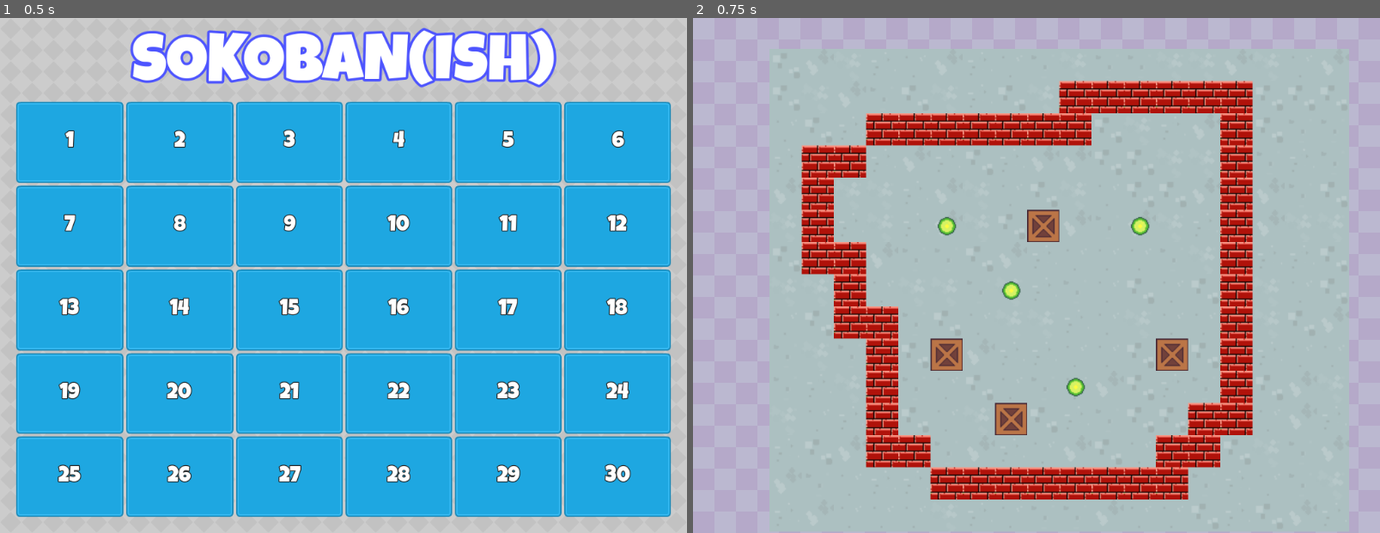
Above: before the commit, frames 1-2 (left to right).
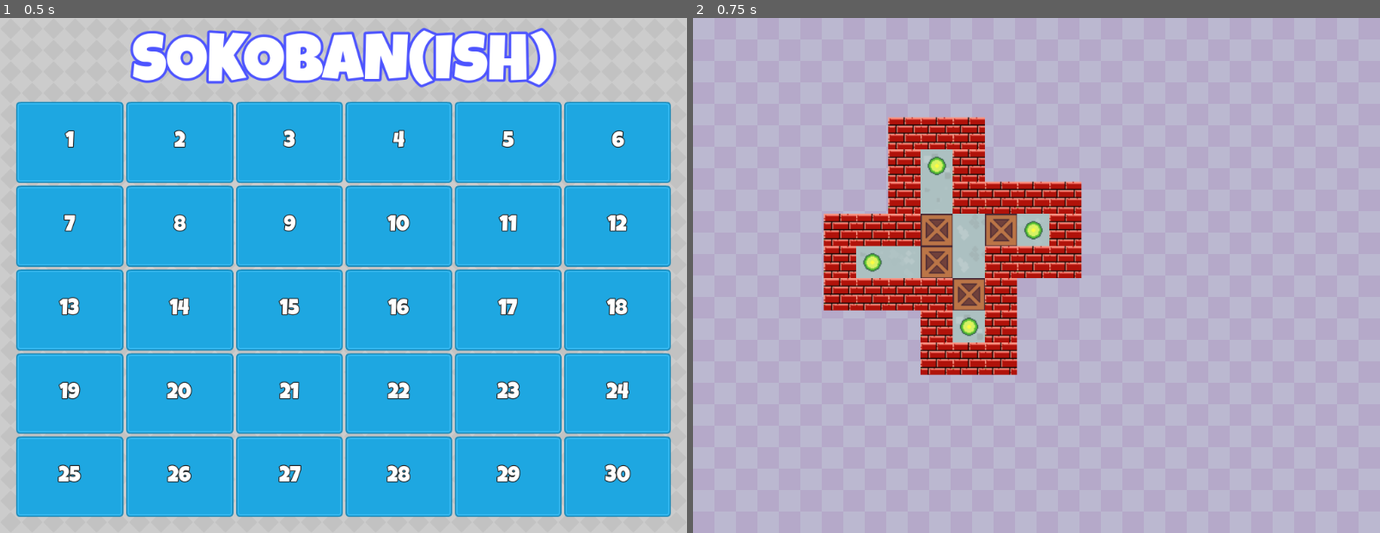
Above: after the commit, the same moments.

Repository: Babrakov/sokoban
Game: Godot game, scene res://Scenes/main/main.tscn
Same seed, same stepped clock (60 frames per second), same inputs: the game is played once before the commit and once after it.
Inputs (mouse positions are in pixels of both pictures, inside the frame that each line leads up to):
- Up to frame 1 (0.5 s): no input
- Up to frame 2 (0.75 s): tap Enter at 0.5 s; move the mouse to (761, 141) at 0.52 s; press the mouse at (761, 141) at 0.53 s

Frame 1 is identical in both runs. In frame 2, 27% of the frame differs, in the area x 11-96%, y 6-100%.

Commit message:
Level Setup

Diff:
--- a/Scenes/level/level.gd
+++ b/Scenes/level/level.gd
@@ -1,4 +1,14 @@
 extends Node2D
+
+const SOURCE_ID: int = 0
+
+@onready var tile_layers: Node2D = $TileLayers
+@onready var floor_tiles: TileMapLayer = $TileLayers/Floor
+@onready var walls_tiles: TileMapLayer = $TileLayers/Walls
+@onready var targets_tiles: TileMapLayer = $TileLayers/Targets
+@onready var boxes_tiles: TileMapLayer = $TileLayers/Boxes
+
+var _tile_size: int = 0
 
 func _unhandled_input(event: InputEvent) -> void:
 	if event.is_action_pressed("exit"):
@@ -9,3 +19,43 @@
 
 func _ready() -> void:
 	print("Level Loaded: ", GameManger.get_level_selected())
+	_tile_size = floor_tiles.tile_set.tile_size.x
+	setup_level()
+
+func get_atlas_coord(lt: TileLayers.LayerType) -> Vector2i:
+	match lt:
+		TileLayers.LayerType.Walls:
+			return Vector2i(2,0)
+		TileLayers.LayerType.Floor:
+			return Vector2i(randi_range(3,8),0)
+		TileLayers.LayerType.Targets:
+			return Vector2i(9,0)
+		TileLayers.LayerType.TargetBoxes:
+			return Vector2i(0,0)
+		TileLayers.LayerType.Boxes:
+			return Vector2i(1,0)
+		_:
+			return Vector2i.ZERO
+
+func add_tile(lt: TileLayers.LayerType, tc: Vector2i, map: TileMapLayer) -> void:
+	var atlas_coord: Vector2i = get_atlas_coord(lt)
+	map.set_cell(tc,SOURCE_ID, atlas_coord)
+
+func setup_layer(lt: TileLayers.LayerType, map: TileMapLayer, ll: LevelLayout) -> void:
+	var tiles: Array[Vector2i] = ll.get_tiles_for_layer(lt)
+	for tc in tiles:
+		add_tile(lt, tc, map)
+
+func clear_tiles() -> void:
+	for tl in tile_layers.get_children():
+		tl.clear()
+
+func setup_level() -> void:
+	var level_number: String = GameManger.get_level_selected()
+	var level_layout: LevelLayout = LevelData.get_level_data(level_number)
+	clear_tiles()
+	setup_layer(TileLayers.LayerType.Floor, floor_tiles, level_layout)
+	setup_layer(TileLayers.LayerType.Walls, walls_tiles, level_layout)
+	setup_layer(TileLayers.LayerType.Targets, targets_tiles, level_layout)
+	setup_layer(TileLayers.LayerType.TargetBoxes, boxes_tiles, level_layout)
+	setup_layer(TileLayers.LayerType.Boxes, boxes_tiles, level_layout)
--- a/Scenes/level/level.tscn
+++ b/Scenes/level/level.tscn
@@ -38,5 +38,5 @@
 tile_set = ExtResource("3_mxexo")
 
 [node name="Camera2D" type="Camera2D" parent="."]
-position = Vector2(489, 353)
+position = Vector2(339, 253)
 zoom = Vector2(1.5, 1.5)
